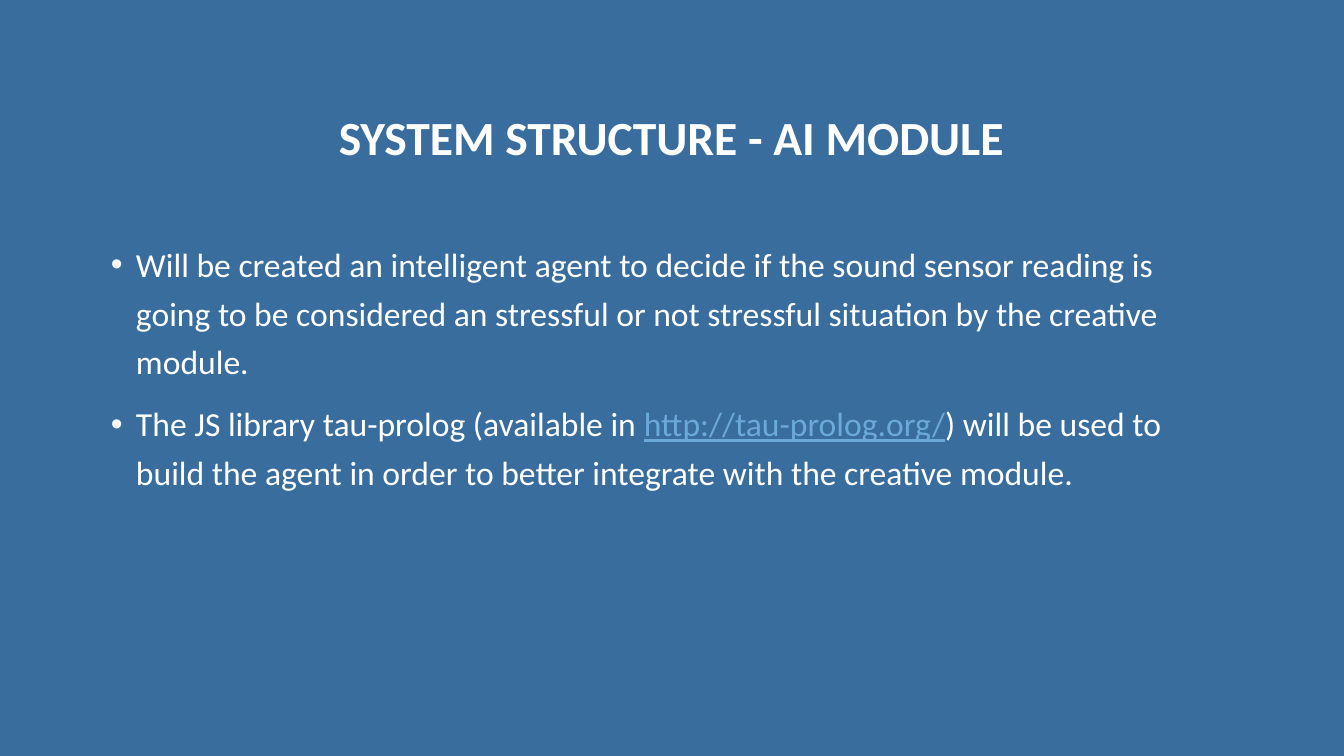
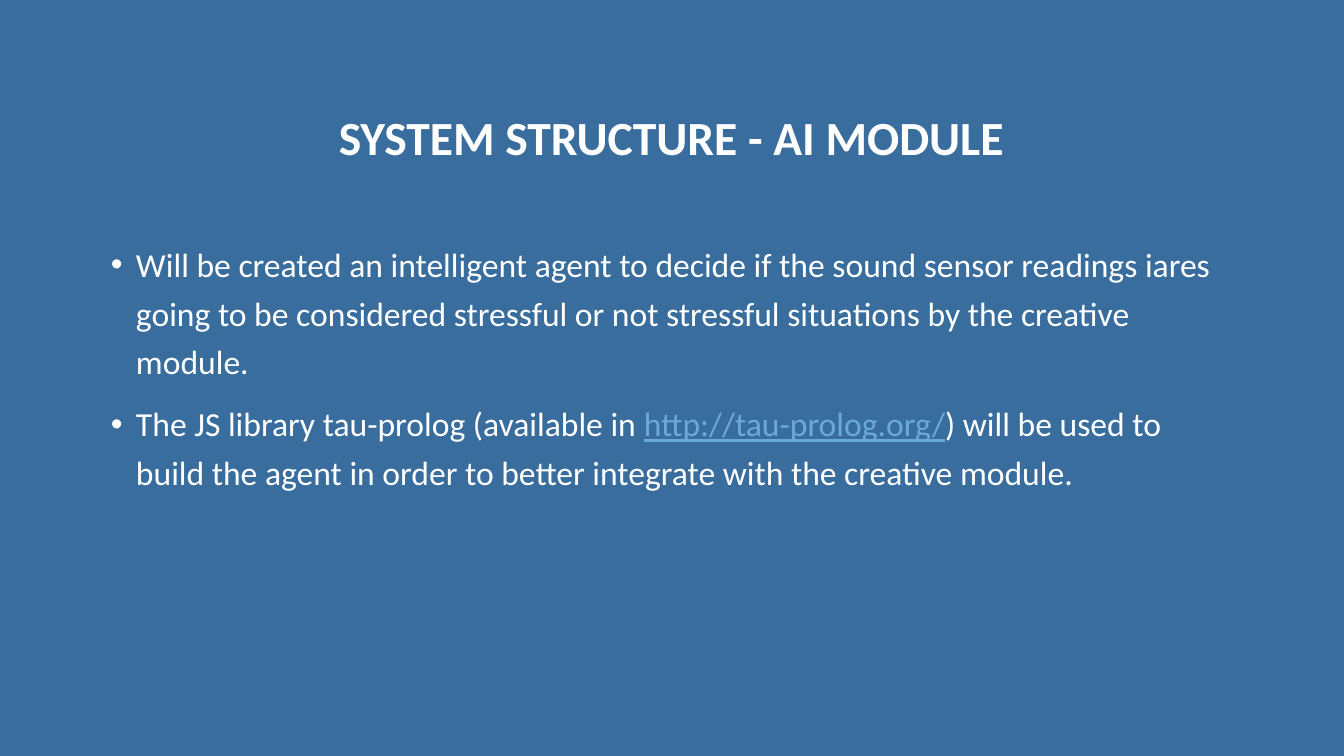
Before and after one commit to alannunescaetano/MoodPicture, a slide deck: slide 10 of Documents/Mood Picture - Second presentation.pptx. Drawn at 1344x756 pixels with LibreOffice and Linux fonts; fonts in the diff are those of the drawing. Boxes give left, top, right and bottom in pixels: in the first picture for what was removed or moved away, otherwise in the second. Text is boxed around its words. In the diff, an @@ line names an element or a change of style, - is before the commit and + after.

```diff
--- a/Documents/Mood Picture - Second presentation.pptx
+++ b/Documents/Mood Picture - Second presentation.pptx
@@ text at [136, 253, 1210, 375]: text changed @@
-• Will be created an intelligent agent to decide if the sound sensor reading is going to be considered an stressful or not stressful situation by the creative module.
+• Will be created an intelligent agent to decide if the sound sensor readings iares going to be considered stressful or not stressful situations by the creative module.
```
Also in this commit, not shown: 10 other slides changed.
